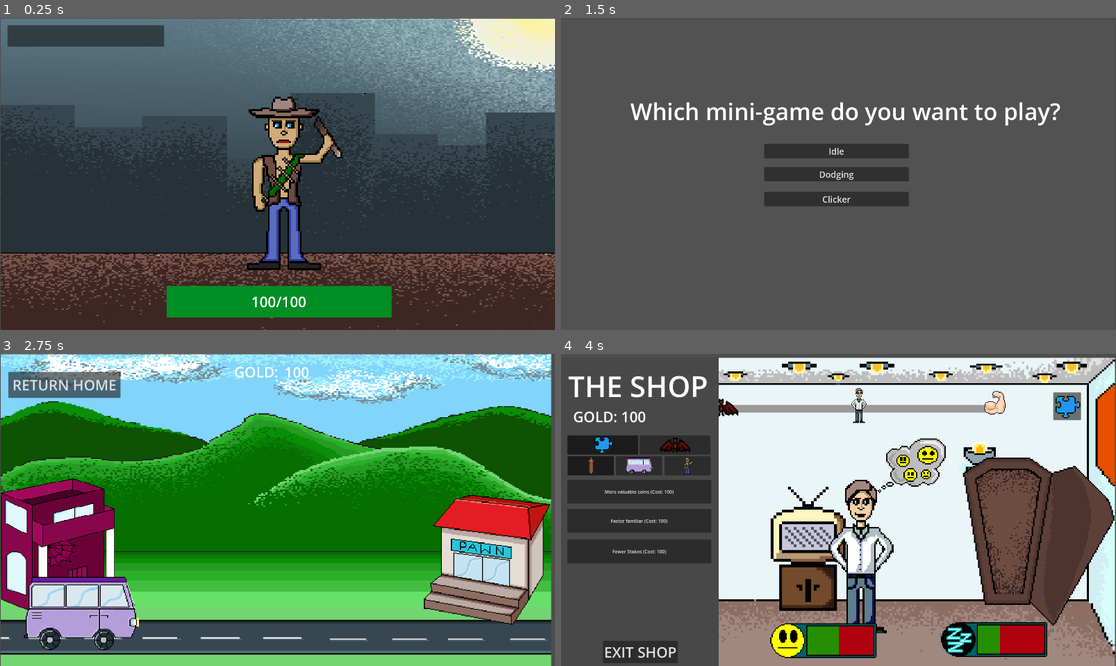
Above: before the commit, frames 1-4 (two rows, left to right).
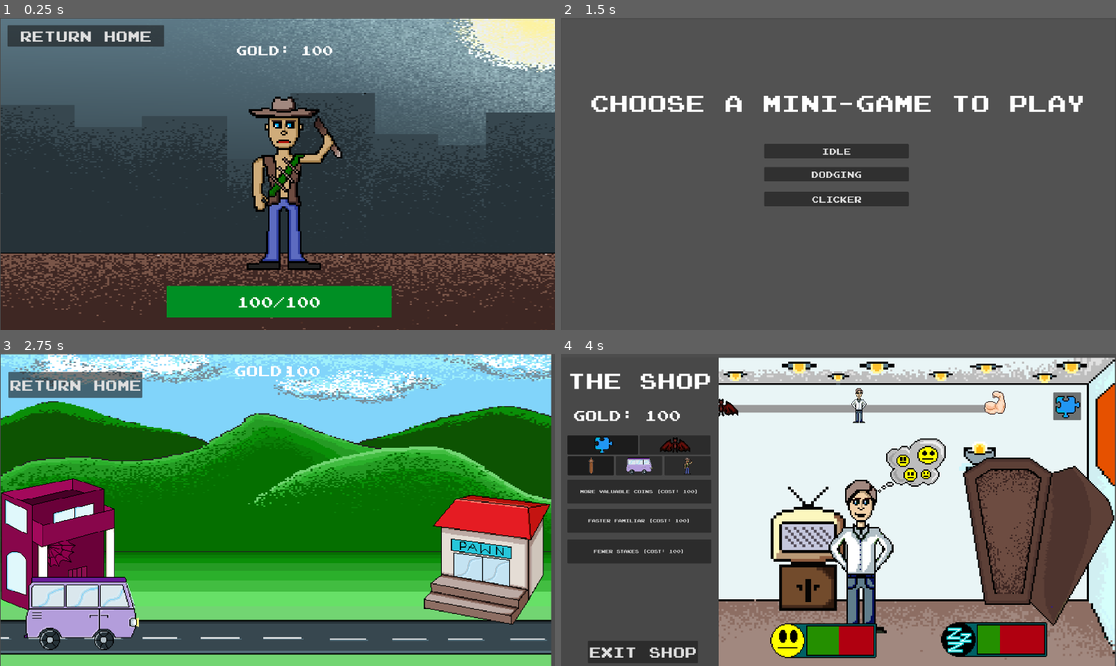
Above: after the commit, the same moments.

Repository: JamesCooks589/IMY300_MG2P2
Game: Godot game, scene res://Scenes/Clicker/clicker.tscn
The game is run twice, just before and just after one commit, with the same random seed, the same clock (stepped at 60 frames per second) and the same inputs. This scene is started directly instead of the project's main scene.
Inputs (mouse positions are in pixels of both pictures, inside the frame that each line leads up to):
- Up to frame 1 (0.25 s): no input
- Up to frame 2 (1.5 s): click (644, 36) at 0.5 s; click (1066, 71) at 1.25 s
- Up to frame 3 (2.75 s): click "Idle" at 2 s
- Up to frame 4 (4 s): click "RETURN HOME" at 2.75 s; click "SHOP" at 3.5 s

The runs differ from the first frame. In frame 1, 1.0% of the frame differs, in the area x 3-60%, y 4-93%; in frame 2, 3.4%, in the area x 5-95%, y 24-60%; in frame 3, 1.1%; in frame 4, 2.4%.

Commit message:
Almost almost done

Diff:
--- a/Scenes/Clicker/clicker.gd
+++ b/Scenes/Clicker/clicker.gd
@@ -12,6 +12,7 @@
 	State.hasDrainedInMiniGame = false
 	$ProgressBar.max_value = npc_max_hp
 	healthbar_update()
+	$Label2.text = "GOLD: " + str(State.GOLD)
 
 # Called every frame. 'delta' is the elapsed time since the previous frame.
 func _process(_delta):
@@ -20,6 +21,7 @@
 	$Label.text = str(npc_current_hp) + "/" + str(npc_max_hp)
 
 	$ProgressBar.max_value = npc_max_hp
+	$Label2.text = "GOLD: " + str(State.GOLD)
 
 func healthbar_update():
 	$ProgressBar.value = npc_current_hp
@@ -62,4 +64,5 @@
 
 
 func _on_return_home_pressed():
+	$click.play()
 	get_tree().change_scene_to_file("res://Scenes/Home/home.tscn")
--- a/Scenes/Clicker/clicker.tscn
+++ b/Scenes/Clicker/clicker.tscn
@@ -1,9 +1,11 @@
-[gd_scene load_steps=9 format=3 uid="uid://cj6qpgkmi7ri4"]
+[gd_scene load_steps=11 format=3 uid="uid://cj6qpgkmi7ri4"]
 
 [ext_resource type="Script" path="res://Scenes/Clicker/clicker.gd" id="1_pf6we"]
 [ext_resource type="Texture2D" uid="uid://c5c2pmbx1mxi5" path="res://Assets/Dodging/background_stake.png" id="2_f3tx2"]
 [ext_resource type="Texture2D" uid="uid://edv1i321vxqk" path="res://Assets/Clicker/vampire_hunter_idle.png" id="3_a16bu"]
 [ext_resource type="Texture2D" uid="uid://dj88h37aqj7aq" path="res://Assets/Clicker/vampire_hunter_flinch.png" id="3_u7ht2"]
+[ext_resource type="AudioStream" uid="uid://cqyu3aqnnkjfg" path="res://Assets/Sound/Vampire Survivors Soundtrack  - No Mortals Allowed (looping).mp3" id="5_1nef6"]
+[ext_resource type="AudioStream" uid="uid://dflspey1jfucf" path="res://Assets/Sound/Click - Sound Effect (HD)-[AudioTrimmer.com].mp3" id="6_ju3kh"]
 
 [sub_resource type="SpriteFrames" id="SpriteFrames_ge6vv"]
 animations = [{
@@ -79,6 +81,8 @@
 offset_top = 29.0
 offset_right = 569.0
 offset_bottom = 103.0
+theme_override_font_sizes/font_size = 50
+text = "RETURN HOME"
 
 [node name="ProgressBar" type="ProgressBar" parent="."]
 offset_left = 577.0
@@ -90,6 +94,23 @@
 value = 100.0
 show_percentage = false
 
+[node name="Label2" type="Label" parent="."]
+offset_left = 645.0
+offset_top = 88.0
+offset_right = 1327.0
+offset_bottom = 151.0
+theme_override_font_sizes/font_size = 45
+horizontal_alignment = 1
+
+[node name="AudioStreamPlayer" type="AudioStreamPlayer" parent="."]
+stream = ExtResource("5_1nef6")
+volume_db = -10.462
+autoplay = true
+
+[node name="click" type="AudioStreamPlayer" parent="."]
+stream = ExtResource("6_ju3kh")
+volume_db = -5.417
+
 [connection signal="animation_finished" from="AnimatedSprite2D" to="." method="_on_animated_sprite_2d_animation_finished"]
 [connection signal="input_event" from="Area2D" to="." method="_on_area_2d_input_event"]
 [connection signal="pressed" from="return_home" to="." method="_on_return_home_pressed"]
--- a/Scenes/Dodging/dodging.gd
+++ b/Scenes/Dodging/dodging.gd
@@ -94,11 +94,13 @@
 	get_tree().reload_current_scene()  # Reload the current scene
 
 func _on_play_again_pressed():
+	$click.play()
 	State.retryClicked = true
 	reset_game()
 
 
 func _on_play_again_2_pressed():
+	$click.play()
 	get_tree().paused = false
 	State.retryClicked = false
 	get_tree().change_scene_to_file("res://Scenes/Home/home.tscn")
--- a/Scenes/Dodging/dodging.tscn
+++ b/Scenes/Dodging/dodging.tscn
@@ -1,9 +1,12 @@
-[gd_scene load_steps=7 format=3 uid="uid://b87m7m3db70uv"]
+[gd_scene load_steps=10 format=3 uid="uid://b87m7m3db70uv"]
 
 [ext_resource type="Script" path="res://Scenes/Dodging/dodging.gd" id="1_rji2i"]
 [ext_resource type="PackedScene" uid="uid://k375lo7w11tj" path="res://Scenes/Dodging/stake.tscn" id="2_tjdn2"]
 [ext_resource type="PackedScene" uid="uid://w400vit0l5pw" path="res://Scenes/Dodging/familiar.tscn" id="2_vb6b7"]
 [ext_resource type="PackedScene" uid="uid://b7pm3r1hecuvn" path="res://Scenes/Dodging/coin.tscn" id="3_m6iko"]
+[ext_resource type="Texture2D" uid="uid://co6nnfs2istps" path="res://Assets/Dodging/background_dodging.png" id="4_vgc1d"]
+[ext_resource type="AudioStream" uid="uid://d16lf2543ddgk" path="res://Assets/Sound/Vampire Survivors Soundtrack -  Reincarnated Echoes (looping).mp3" id="6_5ybel"]
+[ext_resource type="AudioStream" uid="uid://dflspey1jfucf" path="res://Assets/Sound/Click - Sound Effect (HD)-[AudioTrimmer.com].mp3" id="7_ciyqy"]
 
 [sub_resource type="RectangleShape2D" id="RectangleShape2D_t1tjs"]
 size = Vector2(43, 1089)
@@ -16,6 +19,12 @@
 falling_object_scene = ExtResource("2_tjdn2")
 coin_scene = ExtResource("3_m6iko")
 
+[node name="BackgroundDodging" type="Sprite2D" parent="."]
+texture_filter = 1
+position = Vector2(956, 543.5)
+scale = Vector2(0.75, 0.427734)
+texture = ExtResource("4_vgc1d")
+
 [node name="collisions" type="StaticBody2D" parent="."]
 
 [node name="CollisionShape2D" type="CollisionShape2D" parent="collisions"]
@@ -27,7 +36,7 @@
 shape = SubResource("RectangleShape2D_t1tjs")
 
 [node name="familiar" parent="." instance=ExtResource("2_vb6b7")]
-position = Vector2(950, 810)
+position = Vector2(950, 750)
 scale = Vector2(0.4, 0.4)
 
 [node name="GoldLabel" type="Label" parent="."]
@@ -82,5 +91,14 @@
 text = "Return Home
 "
 
+[node name="AudioStreamPlayer" type="AudioStreamPlayer" parent="."]
+stream = ExtResource("6_5ybel")
+volume_db = -10.833
+autoplay = true
+
+[node name="click" type="AudioStreamPlayer" parent="."]
+stream = ExtResource("7_ciyqy")
+volume_db = -5.417
+
 [connection signal="pressed" from="GameOverMenu/PlayAgain" to="." method="_on_play_again_pressed"]
 [connection signal="pressed" from="GameOverMenu/PlayAgain2" to="." method="_on_play_again_2_pressed"]
--- a/Scenes/Home/home.gd
+++ b/Scenes/Home/home.gd
@@ -1,5 +1,7 @@
 extends Node2D
 
+var food_options_visible = false
+var timerRunning = false
 
 # Called when the node enters the scene tree for the first time.
 func _ready():
@@ -13,18 +15,22 @@
 
 	State.inMiniGame = false
 	State.hasDrainedInMiniGame = false
+	food_options_visible = false
 
 # Called every frame. 'delta' is the elapsed time since the previous frame.
 func _process(delta):
 	if $fridge.animation == "level1":
 		$fridge.scale = Vector2(0.361,0.361)
 		$fridge.position = Vector2(214,800)
+
 	elif $fridge.animation == "level2":
 		$fridge.scale = Vector2(0.416,0.416)
 		$fridge.position = Vector2(164,686)
+
 	elif $fridge.animation == "level3":
 		$fridge.scale = Vector2(0.416,0.416)
 		$fridge.position = Vector2(216,641)
+
 
 	if $bed.animation == "bed1_sleep" or $bed.animation == "bed2_sleep" or $bed.animation == "bed3_sleep":
 		$bed.position = Vector2(1636, 552)
@@ -95,33 +101,66 @@
 
 	if State.fridge_level == 1:
 		$fridge.play("level1")
+		$FoodOptions.play("both_gray")
+		$FoodOptions/blood.disabled = true
+		$FoodOptions/broccoli.disabled = true
 	if State.fridge_level == 2:
 		$fridge.play("level2")
+		$FoodOptions.play("bottom_gray")
+		$FoodOptions.position = Vector2(340,698)
+		$FoodOptions/blood.disabled = false
+		$FoodOptions/broccoli.disabled = true
 	if State.fridge_level == 3:
 		$fridge.play("level3")
+		$FoodOptions.play("options")
+		$FoodOptions.position = Vector2(214,644)
+		$FoodOptions/blood.disabled = false
+		$FoodOptions/broccoli.disabled = false
+
+	if food_options_visible:
+		$FoodOptions.show()
+	else:
+		$FoodOptions.hide()
+
+	if State.progress == 100 or State.progress == -100:
+		if timerRunning == false:
+			$TransformationTimer.start()
+			timerRunning = true
+
+		if State.vampire_state == "good":
+			$vampire.play("good")
+		elif State.vampire_state == "evil":
+			$vampire.play("bad")
+
 
 func _on_mini_games_pressed():
+	$click.play()
 	get_tree().paused = true
 	$MiniGamesMenu.visible = true
 
 func _on_idle_pressed():
+	$click.play()
 	get_tree().change_scene_to_file("res://Scenes/Idle/idle.tscn")
 
 func _on_dodging_pressed():
+	$click.play()
 	get_tree().change_scene_to_file("res://Scenes/Dodging/dodging.tscn")
 
 func _on_clicker_pressed():
+	$click.play()
 	get_tree().change_scene_to_file("res://Scenes/Clicker/clicker.tscn")
 
 
 
 
 func _on_button_pressed():
+	$click.play()
 	State.showShop = true
 
 
 func _on_tv_area_input_event(viewport, event, shape_idx):
 	if Input.is_action_just_pressed("mouse_click"):
+		$click.play()
 		if !State.sleeping:
 			if State.boredom_level + 25 * State.tv_level < State.max_entertainment:
 				State.boredom_level += 25 * State.tv_level
@@ -135,6 +174,7 @@
 
 func _on_bed_area_input_event(viewport, event, shape_idx):
 	if Input.is_action_just_pressed("mouse_click"):
+		$click.play()
 		State.sleeping = true
 		$vampire.hide()
 		$SleepingTimer.start()
@@ -142,3 +182,78 @@
 			State.sleep_level += 25 * State.bed_level
 		else:
 			State.sleep_level = State.max_sleep
+
+
+func _on_fridge_area_input_event(viewport, event, shape_idx):
+	if Input.is_action_just_pressed("mouse_click"):
+		$click.play()
+		food_options_visible = !food_options_visible
+
+
+func _on_burger_pressed():
+	$click.play()
+	if State.food_level + 25 < State.max_hunger:
+		State.food_level += 25
+	else:
+		State.food_level = State.max_hunger
+	if State.progress - 25 > - 100:
+		State.progress -= 25
+	else:
+		State.progress = -100
+
+	if State.progress == -100:
+		State.vampire_state = "evil"
+
+
+func _on_watermelon_pressed():
+	$click.play()
+	if State.food_level + 25 < State.max_hunger:
+		State.food_level += 25
+	else:
+		State.food_level = State.max_hunger
+	if State.progress + 25 < 100:
+		State.progress += 25
+	else:
+		State.progress = 100
+
+	if State.progress == 100:
+		State.vampire_state = "good"
+
+
+func _on_blood_pressed():
+	$click.play()
+	if State.food_level + 50 < State.max_hunger:
+		State.food_level += 50
+	else:
+		State.food_level = State.max_hunger
+
+	if State.progress - 50 > - 100:
+		State.progress -= 50
+	else:
+		State.progress = -100
+
+	if State.progress == -100:
+		State.vampire_state = "evil"
+
+
+func _on_broccoli_pressed():
+	$click.play()
+	if State.food_level + 50 < State.max_hunger:
+		State.food_level += 50
+	else:
+		State.food_level = State.max_hunger
+
+	if State.progress + 50 < 100:
+		State.progress += 50
+	else:
+		State.progress = 100
+
+	if State.progress == 100:
+		State.vampire_state = "good"
+
+
+func _on_transformation_timer_timeout():
+	State.vampire_state = "default"
+	$vampire.play("normal")
+	State.progress = 0
+	timerRunning = false
--- a/Scenes/Home/home.tscn
+++ b/Scenes/Home/home.tscn
@@ -27,12 +27,24 @@
 [ext_resource type="Texture2D" uid="uid://c4dr1e0uob5dw" path="res://Assets/UI/food_bar.png" id="25_pxk2b"]
 [ext_resource type="Texture2D" uid="uid://d3syet6tap4hg" path="res://Assets/UI/sleep_bar.png" id="26_n71hj"]
 [ext_resource type="PackedScene" uid="uid://b2amsymgja4gx" path="res://Scenes/UI/shop.tscn" id="27_8o0mb"]
+[ext_resource type="Texture2D" uid="uid://c030pcbx2aspv" path="res://Assets/Home/fridges/both_gray.png" id="28_87guu"]
+[ext_resource type="Texture2D" uid="uid://byqyku23v7rah" path="res://Assets/Home/fridges/bottom_gray.png" id="29_4mll1"]
+[ext_resource type="Texture2D" uid="uid://dxoj1e1i751e2" path="res://Assets/Home/fridges/options.png" id="30_sramd"]
+[ext_resource type="Texture2D" uid="uid://dfc31i76h2ggp" path="res://Assets/Home/fridges/food_options/burger.png" id="31_hpe1n"]
+[ext_resource type="Texture2D" uid="uid://blpsn7s7ghsvf" path="res://Assets/Home/fridges/food_options/watermellon.png" id="32_yec87"]
+[ext_resource type="Texture2D" uid="uid://dkcpukqk05jhm" path="res://Assets/Home/fridges/food_options/blood.png" id="33_4n6go"]
+[ext_resource type="Texture2D" uid="uid://c3grnsdwhapmf" path="res://Assets/Home/fridges/food_options/broccoli.png" id="34_pltul"]
+[ext_resource type="AudioStream" uid="uid://cplihbtl02e4p" path="res://Assets/Sound/Vampire Survivors Soundtrack - Dust Elementals (looping).mp3" id="35_f15cw"]
+[ext_resource type="AudioStream" uid="uid://dflspey1jfucf" path="res://Assets/Sound/Click - Sound Effect (HD)-[AudioTrimmer.com].mp3" id="36_28wfh"]
 
 [sub_resource type="RectangleShape2D" id="RectangleShape2D_hg70u"]
 size = Vector2(270, 338)
 
 [sub_resource type="RectangleShape2D" id="RectangleShape2D_i2owd"]
 size = Vector2(405, 494.5)
+
+[sub_resource type="RectangleShape2D" id="RectangleShape2D_gu3x6"]
+size = Vector2(1496.34, 1389.9)
 
 [sub_resource type="AtlasTexture" id="AtlasTexture_t3bgm"]
 atlas = ExtResource("9_qhquw")
@@ -448,6 +460,33 @@
 
 [sub_resource type="StyleBoxFlat" id="StyleBoxFlat_uobfc"]
 bg_color = Color(0.141911, 0.561871, 0, 1)
+
+[sub_resource type="SpriteFrames" id="SpriteFrames_n1rh3"]
+animations = [{
+"frames": [{
+"duration": 1.0,
+"texture": ExtResource("28_87guu")
+}],
+"loop": true,
+"name": &"both_gray",
+"speed": 5.0
+}, {
+"frames": [{
+"duration": 1.0,
+"texture": ExtResource("29_4mll1")
+}],
+"loop": true,
+"name": &"bottom_gray",
+"speed": 5.0
+}, {
+"frames": [{
+"duration": 1.0,
+"texture": ExtResource("30_sramd")
+}],
+"loop": true,
+"name": &"options",
+"speed": 5.0
+}]
 
 [node name="Home" type="Node2D"]
 script = ExtResource("1_u2558")
@@ -472,6 +511,14 @@
 [node name="CollisionShape2D" type="CollisionShape2D" parent="BedArea"]
 position = Vector2(1606.5, 602.75)
 shape = SubResource("RectangleShape2D_i2owd")
+
+[node name="fridgeArea" type="Area2D" parent="."]
+position = Vector2(373.181, 860.206)
+scale = Vector2(0.44375, 0.44375)
+
+[node name="CollisionShape2D" type="CollisionShape2D" parent="fridgeArea"]
+position = Vector2(-95.0563, -704.951)
+shape = SubResource("RectangleShape2D_gu3x6")
 
 [node name="tv" type="AnimatedSprite2D" parent="."]
 position = Vector2(854, 557)
@@ -554,11 +601,11 @@
 
 [node name="Label" type="Label" parent="MiniGamesMenu"]
 layout_mode = 0
-offset_left = 237.0
-offset_top = 262.0
-offset_right = 1742.0
-offset_bottom = 376.0
-text = "Which mini-game do you want to play?"
+offset_left = 97.0
+offset_top = 240.0
+offset_right = 1807.0
+offset_bottom = 354.0
+text = "Choose a mini-game to play"
 label_settings = SubResource("LabelSettings_w3tso")
 
 [node name="ProgressToGood" type="ProgressBar" parent="."]
@@ -662,11 +709,86 @@
 wait_time = 2.0
 one_shot = true
 
+[node name="FoodOptions" type="AnimatedSprite2D" parent="."]
+visible = false
+position = Vector2(276, 708)
+scale = Vector2(0.44375, 0.44375)
+sprite_frames = SubResource("SpriteFrames_n1rh3")
+animation = &"both_gray"
+flip_h = true
+
+[node name="burger" type="Button" parent="FoodOptions"]
+offset_left = 221.0
+offset_top = -374.0
+offset_right = 591.0
+offset_bottom = -221.0
+flat = true
+
+[node name="Sprite2D" type="Sprite2D" parent="FoodOptions/burger"]
+position = Vector2(198.155, 58.507)
+scale = Vector2(0.380161, 0.380161)
+texture = ExtResource("31_hpe1n")
+
+[node name="watermelon" type="Button" parent="FoodOptions"]
+offset_left = 223.0
+offset_top = -137.0
+offset_right = 588.0
+offset_bottom = 9.0
+flat = true
+
+[node name="Sprite2D" type="Sprite2D" parent="FoodOptions/watermelon"]
+position = Vector2(191.648, 76.1549)
+scale = Vector2(0.246556, 0.246556)
+texture = ExtResource("32_yec87")
+
+[node name="blood" type="Button" parent="FoodOptions"]
+offset_left = 223.0
+offset_top = 101.0
+offset_right = 577.0
+offset_bottom = 248.0
+flat = true
+
+[node name="Sprite2D" type="Sprite2D" parent="FoodOptions/blood"]
+position = Vector2(178.127, 70.2677)
+scale = Vector2(0.216626, 0.216626)
+texture = ExtResource("33_4n6go")
+
+[node name="broccoli" type="Button" parent="FoodOptions"]
+offset_left = 219.0
+offset_top = 343.0
+offset_right = 568.0
+offset_bottom = 465.0
+flat = true
+
+[node name="Sprite2D" type="Sprite2D" parent="FoodOptions/broccoli"]
+position = Vector2(170.859, 62.6338)
+scale = Vector2(0.197904, 0.197904)
+texture = ExtResource("34_pltul")
+
+[node name="TransformationTimer" type="Timer" parent="."]
+wait_time = 20.0
+one_shot = true
+
+[node name="AudioStreamPlayer" type="AudioStreamPlayer" parent="."]
+stream = ExtResource("35_f15cw")
+volume_db = -11.917
+autoplay = true
+
+[node name="click" type="AudioStreamPlayer" parent="."]
+stream = ExtResource("36_28wfh")
+volume_db = -5.417
+
 [connection signal="input_event" from="TVArea" to="." method="_on_tv_area_input_event"]
 [connection signal="input_event" from="BedArea" to="." method="_on_bed_area_input_event"]
+[connection signal="input_event" from="fridgeArea" to="." method="_on_fridge_area_input_event"]
 [connection signal="pressed" from="MiniGames" to="." method="_on_mini_games_pressed"]
 [connection signal="pressed" from="MiniGamesMenu/idle" to="." method="_on_idle_pressed"]
 [connection signal="pressed" from="MiniGamesMenu/dodging" to="." method="_on_dodging_pressed"]
 [connection signal="pressed" from="MiniGamesMenu/clicker" to="." method="_on_clicker_pressed"]
 [connection signal="pressed" from="Button" to="." method="_on_button_pressed"]
 [connection signal="timeout" from="SleepingTimer" to="." method="_on_sleeping_timer_timeout"]
+[connection signal="pressed" from="FoodOptions/burger" to="." method="_on_burger_pressed"]
+[connection signal="pressed" from="FoodOptions/watermelon" to="." method="_on_watermelon_pressed"]
+[connection signal="pressed" from="FoodOptions/blood" to="." method="_on_blood_pressed"]
+[connection signal="pressed" from="FoodOptions/broccoli" to="." method="_on_broccoli_pressed"]
+[connection signal="timeout" from="TransformationTimer" to="." method="_on_transformation_timer_timeout"]
--- a/Scenes/Idle/idle.gd
+++ b/Scenes/Idle/idle.gd
@@ -37,4 +37,5 @@
 
 
 func _on_return_home_pressed():
+	$click.play()
 	get_tree().change_scene_to_file("res://Scenes/Home/home.tscn")
--- a/Scenes/Idle/idle.tscn
+++ b/Scenes/Idle/idle.tscn
@@ -9,6 +9,8 @@
 [ext_resource type="Texture2D" uid="uid://ci3qjqnt0ne2i" path="res://Assets/Idle/car_1.png" id="7_8y0m0"]
 [ext_resource type="Texture2D" uid="uid://dqhp0k2wmheuj" path="res://Assets/Idle/car_2.png" id="8_dbo0x"]
 [ext_resource type="Texture2D" uid="uid://y35qjaqi0cu5" path="res://Assets/Idle/car_3.png" id="9_4377x"]
+[ext_resource type="AudioStream" uid="uid://bfr3b0knrajr4" path="res://Assets/Sound/Vampire Survivors Soundtrack - Red and Blue (looping).mp3" id="10_nlo2q"]
+[ext_resource type="AudioStream" uid="uid://dflspey1jfucf" path="res://Assets/Sound/Click - Sound Effect (HD)-[AudioTrimmer.com].mp3" id="11_4ui80"]
 
 [sub_resource type="SpriteFrames" id="SpriteFrames_n6whf"]
 animations = [{
@@ -229,5 +231,14 @@
 theme_override_font_sizes/font_size = 50
 text = "RETURN HOME"
 
+[node name="AudioStreamPlayer" type="AudioStreamPlayer" parent="."]
+stream = ExtResource("10_nlo2q")
+volume_db = -10.292
+autoplay = true
+
+[node name="click" type="AudioStreamPlayer" parent="."]
+stream = ExtResource("11_4ui80")
+volume_db = -5.417
+
 [connection signal="area_entered" from="PawnShopArea" to="." method="_on_pawn_shop_area_area_entered"]
 [connection signal="pressed" from="return_home" to="." method="_on_return_home_pressed"]
--- a/Scenes/UI/shop.gd
+++ b/Scenes/UI/shop.gd
@@ -56,7 +56,7 @@
 				$Upgrade2.disabled = true
 
 			if !State.idle_higher_chance:
-				$Upgrade3.text = "Higher chance for valuable loot (Cost: " + str(State.idle_upgrade3_cost) + ")"
+				$Upgrade3.text = "More Lucky Finds (Cost: " + str(State.idle_upgrade3_cost) + ")"
 				$Upgrade3.disabled = false
 			else:
 				$Upgrade3.text = "MAXED"
@@ -163,16 +163,19 @@
 
 func _on_mini_game_upgrade_toggled(toggled_on):
 	if toggled_on:
+		$click.play()
 		$VampireUpgrades.button_pressed = false
 
 
 func _on_vampire_upgrades_toggled(toggled_on):
 	if toggled_on:
+		$click.play()
 		$MiniGameUpgrade.button_pressed = false
 
 
 func _on_left_upgrade_toggled(toggled_on):
 	if toggled_on:
+		$click.play()
 		$MiddleUpgrade.button_pressed = false
 		$RightUpgrade.button_pressed = false
 
@@ -180,21 +183,25 @@
 
 func _on_middle_upgrade_toggled(toggled_on):
 	if toggled_on:
+		$click.play()
 		$LeftUpgrade.button_pressed = false
 		$RightUpgrade.button_pressed = false
 
 func _on_right_upgrade_toggled(toggled_on):
 	if toggled_on:
+		$click.play()
 		$LeftUpgrade.button_pressed = false
 		$MiddleUpgrade.button_pressed = false
 
 
 func _on_right_upgrade_2_pressed():
+	$click.play()
 	State.showShop = false
 	get_tree().paused = false
 
 
 func _on_upgrade_1_pressed():
+	$click.play()
 	if menu == "dodging":
 		if State.GOLD >= State.dodge_upgrade1_cost:
 			State.GOLD -= State.dodge_upgrade1_cost
@@ -235,6 +242,7 @@
 
 
 func _on_upgrade_2_pressed():
+	$click.play()
 	if menu == "dodging":
 		if State.GOLD >= State.dodge_upgrade2_cost:
 			State.GOLD -= State.dodge_upgrade2_cost
@@ -279,6 +287,7 @@
 
 
 func _on_upgrade_3_pressed():
+	$click.play()
 	if menu == "dodging":
 		if State.GOLD >= State.dodge_upgrade3_cost:
 			State.GOLD -= State.dodge_upgrade3_cost
--- a/Scenes/UI/shop.tscn
+++ b/Scenes/UI/shop.tscn
@@ -9,6 +9,7 @@
 [ext_resource type="Texture2D" uid="uid://b3lp3q5o66wro" path="res://Assets/Home/tvs/level1_tv.png" id="6_d3u3l"]
 [ext_resource type="Texture2D" uid="uid://edv1i321vxqk" path="res://Assets/Clicker/vampire_hunter_idle.png" id="7_0ktkt"]
 [ext_resource type="Texture2D" uid="uid://dnsdsagoeovhu" path="res://Assets/Home/beds/bed1_idle.png" id="8_xl3nq"]
+[ext_resource type="AudioStream" uid="uid://dflspey1jfucf" path="res://Assets/Sound/Click - Sound Effect (HD)-[AudioTrimmer.com].mp3" id="10_h65tb"]
 
 [node name="shop" type="Node2D"]
 process_mode = 2
@@ -20,11 +21,11 @@
 color = Color(0.281187, 0.281187, 0.281187, 1)
 
 [node name="Label" type="Label" parent="."]
-offset_left = 24.0
-offset_top = 30.0
-offset_right = 509.0
-offset_bottom = 167.0
-theme_override_font_sizes/font_size = 100
+offset_left = 22.0
+offset_top = 34.0
+offset_right = 524.0
+offset_bottom = 154.0
+theme_override_font_sizes/font_size = 75
 text = "THE SHOP"
 
 [node name="Label2" type="Label" parent="."]
@@ -121,9 +122,9 @@
 texture = ExtResource("8_xl3nq")
 
 [node name="RightUpgrade2" type="Button" parent="."]
-offset_left = 144.0
+offset_left = 92.0
 offset_top = 981.0
-offset_right = 402.0
+offset_right = 469.0
 offset_bottom = 1058.0
 theme_override_font_sizes/font_size = 50
 text = "EXIT SHOP"
@@ -158,6 +159,11 @@
 offset_right = 519.0
 offset_bottom = 713.0
 
+[node name="click" type="AudioStreamPlayer" parent="."]
+process_mode = 3
+stream = ExtResource("10_h65tb")
+volume_db = -5.417
+
 [connection signal="toggled" from="MiniGameUpgrade" to="." method="_on_mini_game_upgrade_toggled"]
 [connection signal="toggled" from="VampireUpgrades" to="." method="_on_vampire_upgrades_toggled"]
 [connection signal="toggled" from="LeftUpgrade" to="." method="_on_left_upgrade_toggled"]
--- a/project.godot
+++ b/project.godot
@@ -25,6 +25,10 @@
 window/size/viewport_height=1080
 window/size/mode=3
 
+[gui]
+
+theme/custom_font="res://Assets/Fonts/joystix monospace.otf"
+
 [input]
 
 mouse_click={
Binary file added: Assets/Fonts/joystix monospace.otf
Not shown, added: Assets/Fonts/joystix monospace.otf.import
Binary file added: Assets/Home/fridges/both_gray.png
Not shown, added: Assets/Home/fridges/both_gray.png.import
Binary file added: Assets/Home/fridges/bottom_gray.png
Not shown, added: Assets/Home/fridges/bottom_gray.png.import
Not shown, added: Assets/Sound/Click - Sound Effect (HD)-[AudioTrimmer.com].mp3.import
Not shown, added: Assets/Sound/Vampire Survivors Soundtrack - No Mortals Allowed (looping).mp3.import
Not shown, added: Assets/Sound/Vampire Survivors Soundtrack - Reincarnated Echoes (looping).mp3.import
Not shown, added: Assets/Sound/Vampire Survivors Soundtrack - Dust Elementals (looping).mp3.import
Not shown, added: Assets/Sound/Vampire Survivors Soundtrack - Red and Blue (looping).mp3.import
Not shown: 1 places in Scenes/Home/home.tscn that only renumber resources
(and 7 more such lines)
